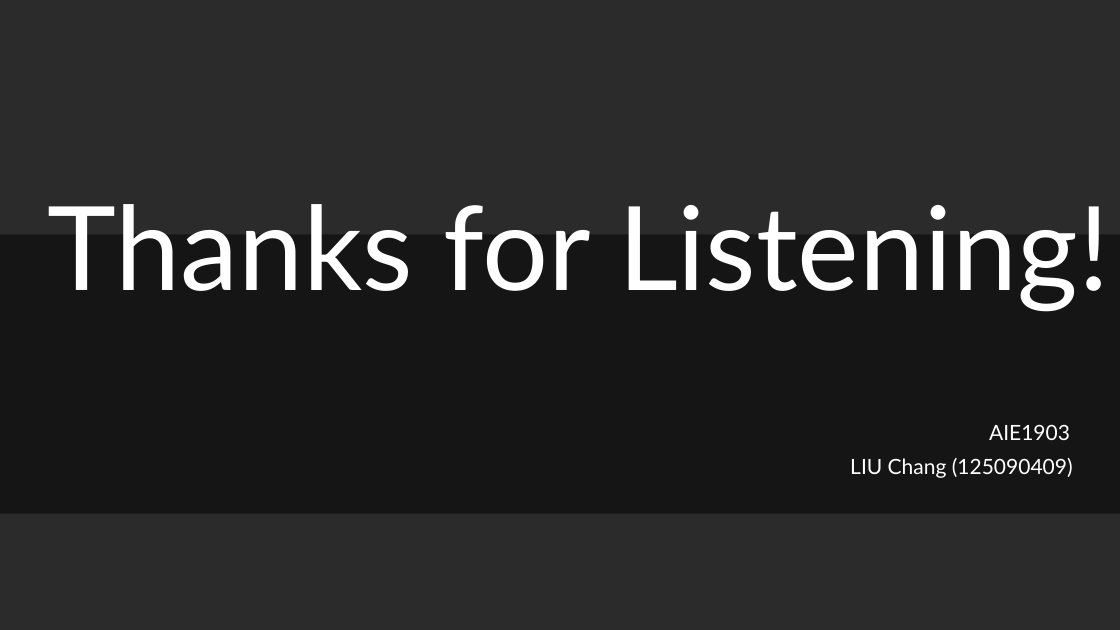
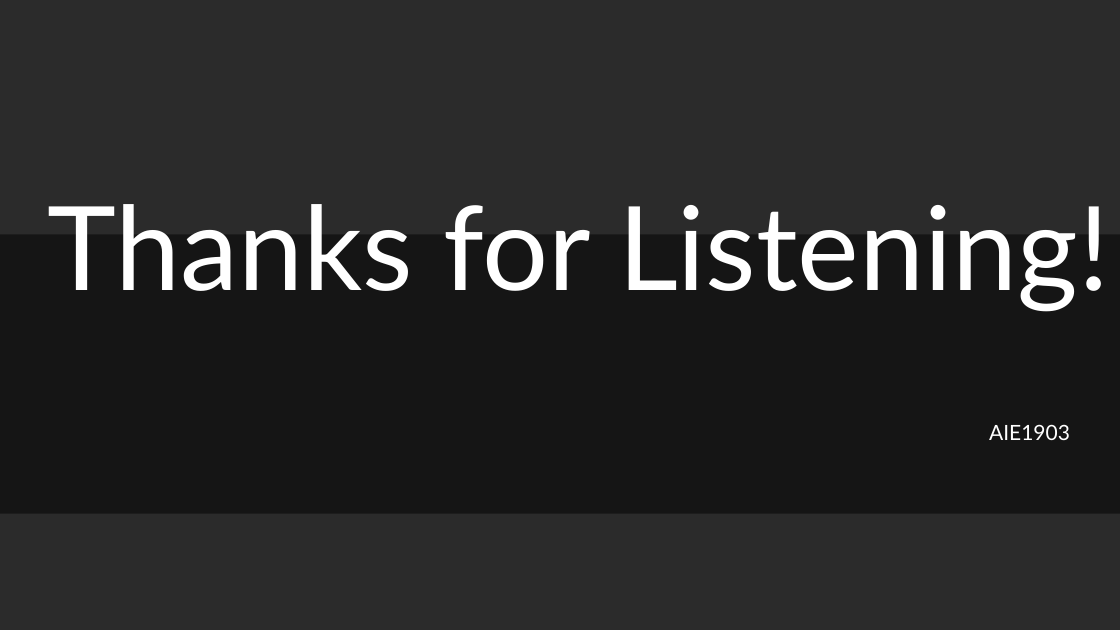
Before and after one commit to stefanokratzdisteln-hash/kratz-ppt-skill, a slide deck: slide 13 of assets/reference.pptx. Drawn at 1120x630 pixels with LibreOffice and Linux fonts; fonts in the diff are those of the drawing; background and template pictures are left out; a plain dark background stands for a picture behind light text. Boxes give left, top, right and bottom in pixels: in the first picture for what was removed or moved away, otherwise in the second. Text is boxed around its words. In the diff, an @@ line names an element or a change of style, - is before the commit and + after.

```diff
--- a/assets/reference.pptx
+++ b/assets/reference.pptx
@@ text removed at <box>850,458,1073,478</box> @@
-LIU Chang (125090409)
```
Also in this commit, not shown: 1 other slide changed, 7 other files.
